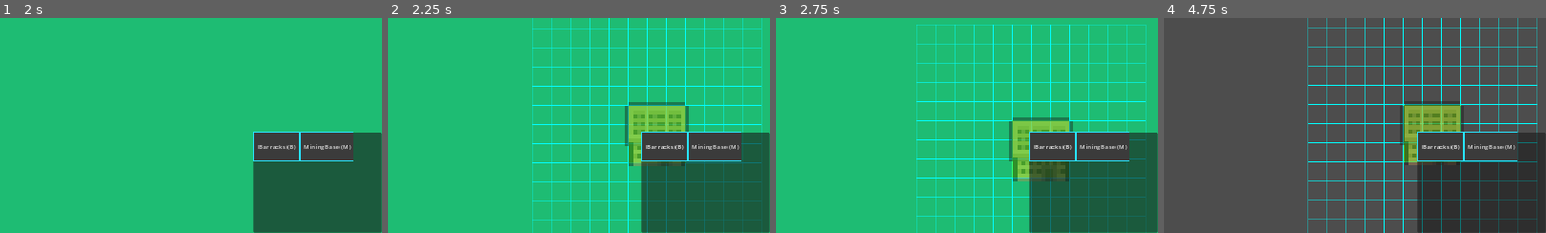
Above: before the commit, frames 1-4 (left to right).
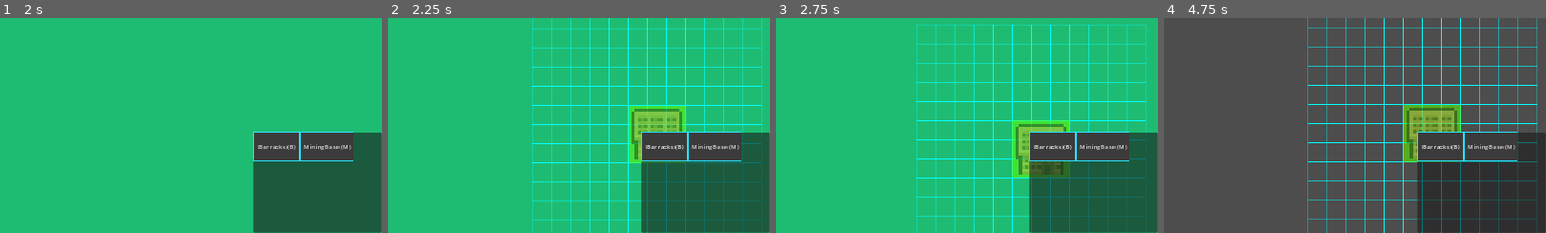
Above: after the commit, the same moments.

Repository: Kreuterkeule/TheGame
Game: Godot game, scene res://Game/UI/Screens/multiplayer_screen.tscn
Two runs of this game, one before a commit and one after it. Both use one fixed random seed, a clock stepped at 60 frames per second and the inputs below.
Inputs:
- Up to frame 1 (2 s): click "Start Game" at 0.5 s; click "Build (B)" at 1.25 s
- Up to frame 2 (2.25 s): click "Barracks (B)" at 2 s
- Up to frame 3 (2.75 s): no input
- Up to frame 4 (4.75 s): click "MiningBase (M)" at 2.75 s; click "Build (B)" at 3.5 s; click "Barracks (B)" at 4.25 s
The pictures show only the part of the screen within x 50-100%, y 50-100%; the shares and areas given below are measured in that part.

Frame 1 is identical in both runs. In frame 2, 2.2% of the frame differs, in the area x 62-79%, y 39-69%; in frame 3, 2.1%; in frame 4, 1.7%.

Commit message:
Changed building sizes and a bit more

Diff:
--- a/Game/Buildings/building_barracks.tscn
+++ b/Game/Buildings/building_barracks.tscn
@@ -11,7 +11,7 @@
 script = ExtResource("1_2ovtf")
 
 [node name="Sprite2D" type="Sprite2D" parent="."]
-scale = Vector2(10, 10)
+scale = Vector2(8, 8)
 texture = ExtResource("2_i2mby")
 hframes = 3
 vframes = 4
--- a/Game/Buildings/building_mining_base.tscn
+++ b/Game/Buildings/building_mining_base.tscn
@@ -13,7 +13,7 @@
 shape = SubResource("RectangleShape2D_rhfud")
 
 [node name="Sprite2D" type="Sprite2D" parent="."]
-scale = Vector2(6.6, 6.6)
+scale = Vector2(5, 5)
 texture = ExtResource("1_ytjde")
 hframes = 4
 vframes = 5
--- a/Game/Game.gd
+++ b/Game/Game.gd
@@ -79,6 +79,7 @@
 	},
 	"secondary_mouse_button": {
 		ACTION.BUILD: Callable(self, "exit_build"), # usabillity? if not remove
+		ACTION.NO_ACTION: Callable(self, "move_units"),
 	},
 	KEY_SPACE: {
 		ACTION.BUILD: Callable(self, "not_implemented"), # submit build
@@ -141,6 +142,8 @@
 
 # INPUT FUNCTIONS
 
+func move_units():
+	pass;
 func start_select():
 	UI.get_node("SelectBox").start();
 	change_action(ACTION.SELECT);
--- a/Game/Map/map.gd
+++ b/Game/Map/map.gd
@@ -8,7 +8,7 @@
 		"texture": load("res://MiniWorldSprites/Buildings/Wood/Barracks.png"),
 		"size": Vector2i(2, 2), # Vector2i size in tiles to be checked v(width, height)
 		"offset": Vector2i(-1, -1),
-		"sprite_scale": 6.6,
+		"sprite_scale": 5,
 		"animation": Vector2i(4, 5),
 		"frame": 5,
 	},
@@ -16,7 +16,7 @@
 		"texture": load("res://MiniWorldSprites/Buildings/Wood/Houses.png"),
 		"size": Vector2i(3, 3),
 		"offset": Vector2i(-1, -1),
-		"sprite_scale": 10.0,
+		"sprite_scale": 8.0,
 		"animation": Vector2i(3, 4),
 		"frame": 0,
 	}
--- a/Game/UI/mouse_controller.gd
+++ b/Game/UI/mouse_controller.gd
@@ -6,7 +6,7 @@
 	if (Input.is_action_just_pressed("primary_mouse_button")):
 		Game.execute("primary_mouse_button");
 	if (Input.is_action_just_pressed("secondary_mouse_button")):
-		pass;
+		Game.execute("secondary_mouse_button");
 	if (Input.is_action_just_released("primary_mouse_button")):
 		pass;
 	if (Input.is_action_just_released("secondary_mouse_button")):
